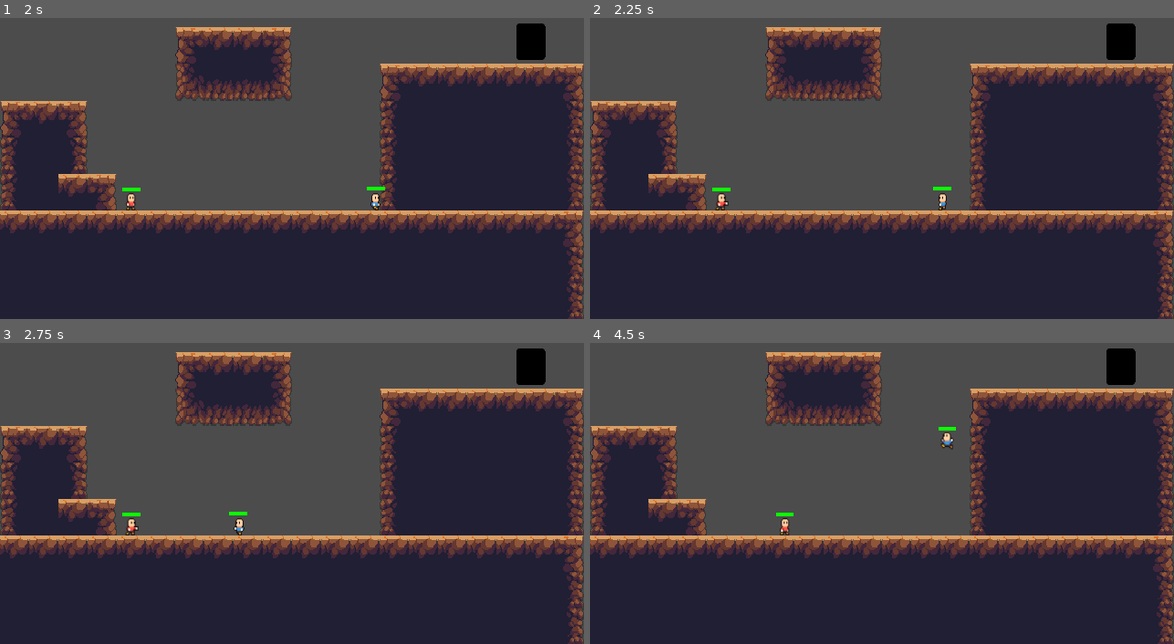
Above: before the commit, frames 1-4 (two rows, left to right).
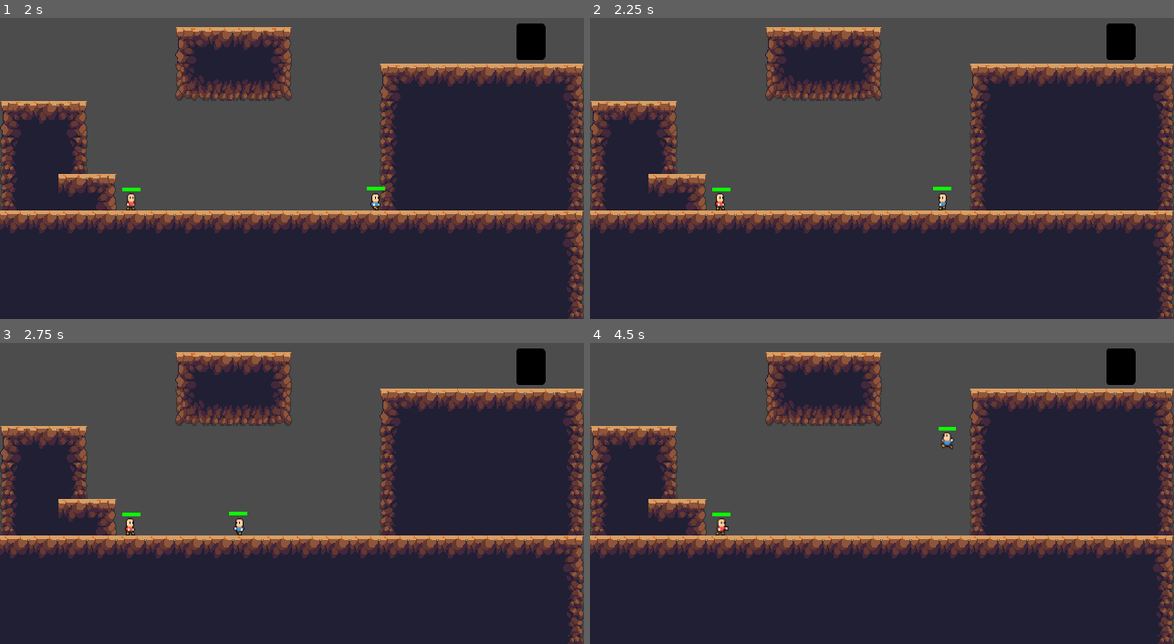
Above: after the commit, the same moments.

Repository: stiviwonder/moustache_royal
Game: Godot game, scene res://scenes/world0.tscn
Two runs of this game, one before a commit and one after it. Both use one fixed random seed, a clock stepped at 60 frames per second and the inputs below. The engine's default icon, where the game draws it, is replaced by a stand-in: a white triangle on a blue panel in a dark square.
Inputs:
- Up to frame 1 (2 s): tap Enter at 0.5 s; hold K (attack2) 0.53-1.28 s; hold D (ui_right) from 0.53 s (still down); tap J (attack1) at 0.6 s; tap W (ui_up) at 0.77, 1.52 s; tap K (attack2) at 1.35 s; tap Space (dash) at 1.55 s
- Up to frame 2 (2.25 s): release D (ui_right) at 2.03 s; hold A (ui_left) from 2.03 s (still down); hold , (p2_attack1) from 2.03 s (still down); tap Space (dash) at 2.1 s
- Up to frame 3 (2.75 s): keep holding A (ui_left); keep holding , (p2_attack1)
- Up to frame 4 (4.5 s): release A (ui_left) at 2.78 s; release , (p2_attack1) at 2.78 s; hold D (ui_right) 2.78-4.28 s; tap , (p2_attack1) at 2.85 s; tap W (ui_up) at 3.02, 3.77 s; tap . (p2_attack2) at 3.05 s; hold . (p2_attack2) 3.53-4.28 s; tap - (p2_dash) at 3.8, 4.35 s; hold A (ui_left) from 4.28 s (still down)

Frame 1 is identical in both runs. In frame 2, less than 0.1% of the frame differs, in the area x 21-24%, y 58-64%; in frame 3, less than 0.1%; in frame 4, 0.2%, in the area x 20-35%, y 56-64%.

Commit message:
fixed attack on tap

Diff:
--- a/scripts/KinematicBody2D.gd
+++ b/scripts/KinematicBody2D.gd
@@ -19,6 +19,8 @@
 export (bool) var movement = true
 
 onready var health = max_health setget _set_health
+onready var animator = $anim_player
+
 var die = false
 
 func _ready():
@@ -27,46 +29,47 @@
 func input_p1():
 	#$sprite_col.disabled = false
 	var friction = false
-	if Input.is_action_pressed("ui_right"):
+	if Input.is_action_pressed("ui_right") && !attacking:
 
 		motion.x = min(motion.x+ACCELERATION, MAX_SPEED)
 		$sprite.flip_h = false
 		$hitbox.scale.x = 1
-		$anim_player.play("run", 1, 4)
+		animator.play("run", 1, 4)
 
-	elif Input.is_action_pressed("ui_left"):
+	elif Input.is_action_pressed("ui_left") && !attacking:
 
 		motion.x = max(motion.x-ACCELERATION, -MAX_SPEED)
 		$sprite.flip_h = true
 		$hitbox.scale.x = -1
-		$anim_player.play("run", 1, 2)
+		animator.play("run", 1, 2)
 
-	elif Input.is_action_just_pressed("attack1"):
-			attacking = true
-			#motion.x = 1000
-			$anim_player.play("attack")
-			yield($anim_player, "animation_finished")
-			#attack()
-			friction = true
+	elif Input.is_action_just_pressed("attack1") && !attacking:
+		attacking = true
+		friction = true
+		animator.play("attack", 1, 3)
+		yield(animator, "animation_finished")
+		attacking = false
+
+	elif Input.is_action_just_pressed("attack2") && !attacking:
+		attacking = true
+		friction = true
+		animator.play("attack2", 1, 3)
+		yield(animator, "animation_finished")
+		attacking = false
 
 
-	elif Input.is_action_pressed("attack2"):
-		attacking = true
-		$anim_player.play("attack2", 1, 8)
-		friction = true
-
-	elif Input.is_action_just_pressed("dash"):
+	elif Input.is_action_just_pressed("dash") && !attacking:
 		if $sprite.flip_h:
 			motion.x = -1000
 		else:
 			motion.x = 1000
 
-		$anim_player.play("dash")
+		animator.play("dash")
 
 
-	else:
+	elif !attacking:
 	#elif Input.is_action_just_released("ui_left") || Input.is_action_just_released("ui_right") || Input.is_action_just_released("attack") || !jumping:
-		$anim_player.play("idle")
+		animator.play("idle")
 		friction = true
 
 	if is_on_floor():
@@ -79,9 +82,9 @@
 	else:
 		if motion.y != 0:
 			if !die:
-				$anim_player.play("jump")
+				animator.play("jump")
 			else:
-				$anim_player.play("die")
+				animator.play("die")
 				$sprite_col.disabled = true
 		else:
 			jumping = false
@@ -89,43 +92,49 @@
 	motion = move_and_slide(motion, UP)
 
 func input_p2():
+	#$sprite_col.disabled = false
 	var friction = false
-	if Input.is_action_pressed("p2_right"):
+	if Input.is_action_pressed("p2_right") && !attacking:
 
 		motion.x = min(motion.x+ACCELERATION, MAX_SPEED)
 		$sprite.flip_h = false
 		$hitbox.scale.x = 1
-		$anim_player.play("run", 1, 4)
+		animator.play("run", 1, 4)
 
-	elif Input.is_action_pressed("p2_left"):
+	elif Input.is_action_pressed("p2_left") && !attacking:
 
 		motion.x = max(motion.x-ACCELERATION, -MAX_SPEED)
 		$sprite.flip_h = true
 		$hitbox.scale.x = -1
-		$anim_player.play("run", 1, 2)
+		animator.play("run", 1, 2)
 
-	elif Input.is_action_pressed("p2_attack1"):
+	elif Input.is_action_just_pressed("p2_attack1") && !attacking:
 		attacking = true
-		$anim_player.play("attack", 1, 8)
 		friction = true
+		animator.play("attack", 1, 3)
+		yield(animator, "animation_finished")
+		attacking = false
 
-	elif Input.is_action_pressed("p2_attack2"):
+	elif Input.is_action_just_pressed("p2_attack2") && !attacking:
 		attacking = true
-		$anim_player.play("attack2", 1, 8)
 		friction = true
+		animator.play("attack2", 1, 3)
+		yield(animator, "animation_finished")
+		attacking = false
 
-	elif Input.is_action_just_pressed("p2_dash"):
+
+	elif Input.is_action_just_pressed("p2_dash") && !attacking:
 		if $sprite.flip_h:
 			motion.x = -1000
 		else:
 			motion.x = 1000
 
-		$anim_player.play("dash")
+		animator.play("dash")
 
 
-	else:
+	elif !attacking:
 	#elif Input.is_action_just_released("ui_left") || Input.is_action_just_released("ui_right") || Input.is_action_just_released("attack") || !jumping:
-		$anim_player.play("idle")
+		animator.play("idle")
 		friction = true
 
 	if is_on_floor():
@@ -134,12 +143,13 @@
 			jumping = true
 		if friction:
 			motion.x = lerp(motion.x, 0, 0.2)
+
 	else:
 		if motion.y != 0:
 			if !die:
-				$anim_player.play("jump")
+				animator.play("jump")
 			else:
-				$anim_player.play("die")
+				animator.play("die")
 				$sprite_col.disabled = true
 		else:
 			jumping = false
@@ -152,10 +162,6 @@
 	motion.y = -300
 	#$sprite_col.disabled = true
 	pass
-
-func attack():
-	$anim_player.current_animation = "attack1"
-	yield($anim_player, "animation_finished")
 
 func damage(amount):
 	_set_health(health - amount)
